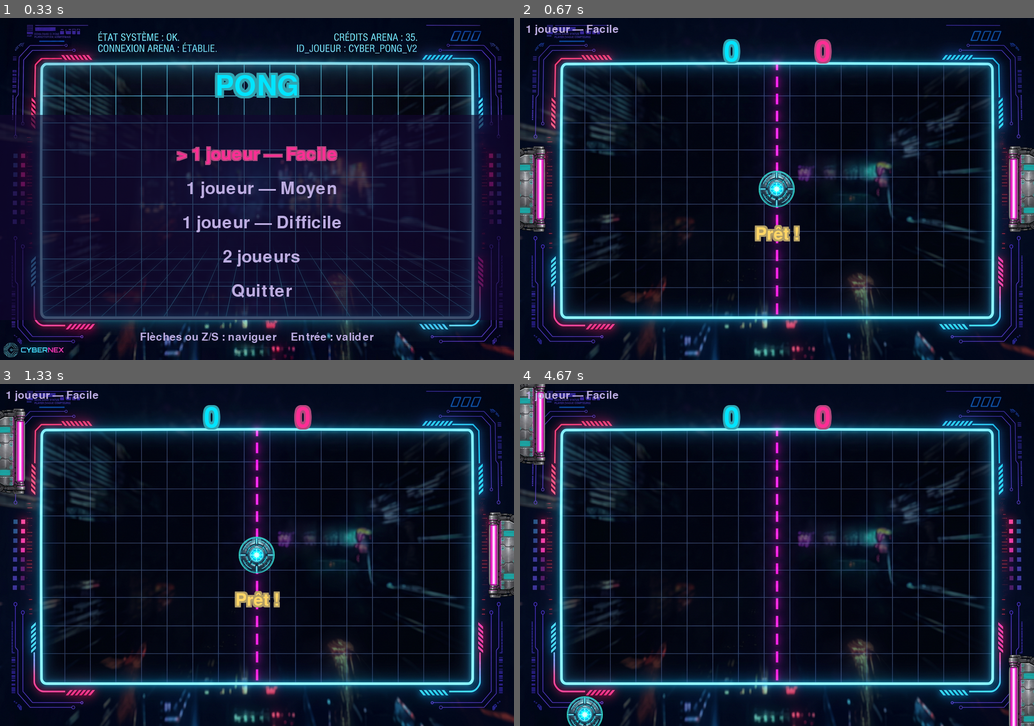
Above: before the commit, frames 1-4 (two rows, left to right).
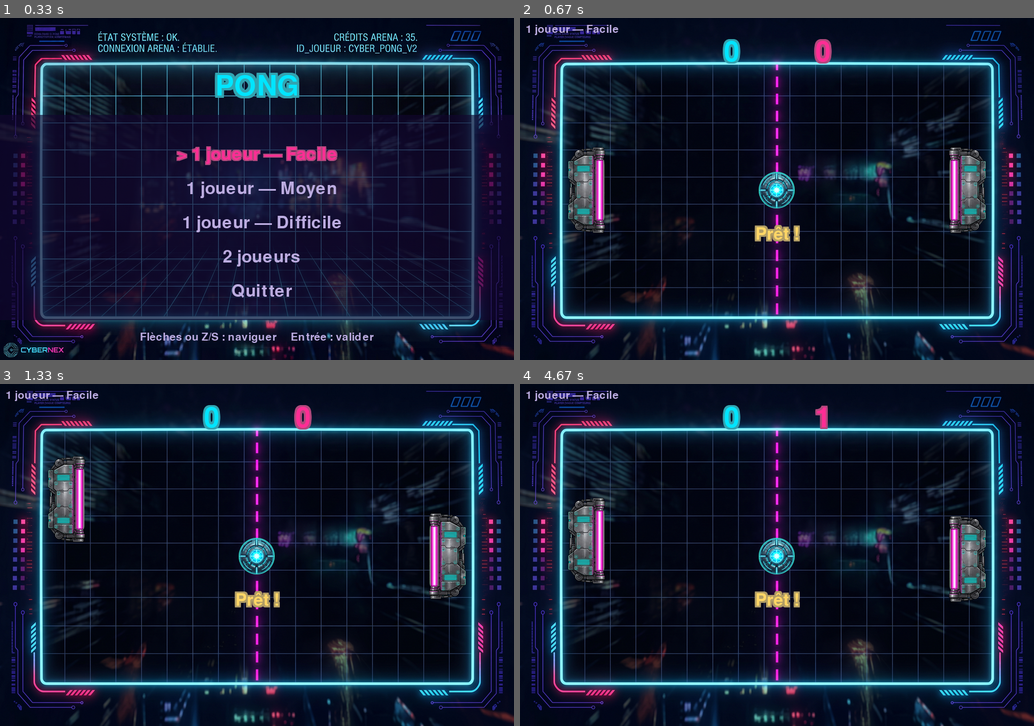
Above: after the commit, the same moments.

Repository: Lamizana/Pong
Game: pygame game, started from main.py
Same seed, same stepped clock (60 frames per second), same inputs: the game is played once before the commit and once after it.
Inputs:
- Up to frame 1 (0.33 s): no input
- Up to frame 2 (0.67 s): tap Enter at 0.33 s
- Up to frame 3 (1.33 s): hold W 0.67-1.13 s; hold S from 1.17 s (still down); tap Z at 1.23 s
- Up to frame 4 (4.67 s): release S at 1.47 s; hold W 1.5-1.87 s; tap Z at 1.57, 1.97, 2.37, 2.7, 3.03, 3.43, 3.83, 4.17, 4.5 s; hold S 1.9-2.27 s; hold W 2.3-2.6 s; hold S 2.63-2.93 s; hold W 2.97-3.33 s; hold S 3.37-3.73 s; hold W 3.77-4.07 s; hold S 4.1-4.4 s; hold W from 4.43 s (still down)

Frame 1 is identical in both runs. In frame 2, 5.8% of the frame differs, in the area x 0-100%, y 37-63%; in frame 3, 5.8%; in frame 4, 6.7%, in the area x 0-100%, y 0-100%.

Commit message:
feat(terrain): aligne raquettes et balle sur le cadre bleu neon du decor

Diff:
--- a/pong/ball.py
+++ b/pong/ball.py
@@ -16,8 +16,8 @@
     """Une balle de Pong."""
 
     def __init__(self, x=None, y=None, speed=settings.BALL_START_SPEED):
-        self.x = settings.WINDOW_WIDTH / 2 if x is None else float(x)
-        self.y = settings.WINDOW_HEIGHT / 2 if y is None else float(y)
+        self.x = (settings.FIELD_LEFT + settings.FIELD_RIGHT) / 2 if x is None else float(x)
+        self.y = (settings.FIELD_TOP + settings.FIELD_BOTTOM) / 2 if y is None else float(y)
         self.radius = settings.BALL_RADIUS
         self.speed = float(speed)
         self.vx = 0.0
@@ -34,8 +34,8 @@
 
         `direction` : +1 vers la droite, -1 vers la gauche (aléatoire si None).
         """
-        self.x = settings.WINDOW_WIDTH / 2
-        self.y = settings.WINDOW_HEIGHT / 2
+        self.x = (settings.FIELD_LEFT + settings.FIELD_RIGHT) / 2
+        self.y = (settings.FIELD_TOP + settings.FIELD_BOTTOM) / 2
         self.speed = settings.BALL_START_SPEED
         if direction is None:
             direction = random.choice((-1, 1))
@@ -54,12 +54,12 @@
         On ne corrige que si la balle se dirige *vers* le mur : évite de « coller »
         une balle immobile (vy == 0) et les doubles rebonds.
         """
-        if self.vy < 0 and self.y - self.radius <= 0:
-            self.y = self.radius
+        if self.vy < 0 and self.y - self.radius <= settings.FIELD_TOP:
+            self.y = settings.FIELD_TOP + self.radius
             self.vy = -self.vy
             return True
-        if self.vy > 0 and self.y + self.radius >= settings.WINDOW_HEIGHT:
-            self.y = settings.WINDOW_HEIGHT - self.radius
+        if self.vy > 0 and self.y + self.radius >= settings.FIELD_BOTTOM:
+            self.y = settings.FIELD_BOTTOM - self.radius
             self.vy = -self.vy
             return True
         return False
@@ -87,8 +87,8 @@
 
     def off_screen(self):
         """Renvoie "left" ou "right" si la balle est sortie, sinon None."""
-        if self.x + self.radius < 0:
+        if self.x + self.radius < settings.FIELD_LEFT:
             return "left"
-        if self.x - self.radius > settings.WINDOW_WIDTH:
+        if self.x - self.radius > settings.FIELD_RIGHT:
             return "right"
         return None
--- a/pong/paddle.py
+++ b/pong/paddle.py
@@ -17,7 +17,7 @@
         self.height = height
         self.speed = float(speed)
         self.x = float(x)
-        self.y = (settings.WINDOW_HEIGHT - height) / 2
+        self.y = settings.FIELD_TOP + (settings.FIELD_HEIGHT - height) / 2
 
     @property
     def rect(self):
@@ -28,8 +28,8 @@
         return self.y + self.height / 2
 
     def reset(self):
-        """Replace la raquette au centre vertical."""
-        self.y = (settings.WINDOW_HEIGHT - self.height) / 2
+        """Replace la raquette au centre vertical du terrain."""
+        self.y = settings.FIELD_TOP + (settings.FIELD_HEIGHT - self.height) / 2
 
     def move(self, direction, dt):
         """Déplace la raquette de `direction` (-1 haut, +1 bas) sur `dt` secondes."""
@@ -38,8 +38,9 @@
     def move_by(self, delta):
         """Déplace la raquette de `delta` pixels, en la gardant à l'écran."""
         self.y += delta
-        # Bornes : on empêche la raquette de sortir de l'écran.
-        self.y = max(0.0, min(self.y, settings.WINDOW_HEIGHT - self.height))
+        # Bornes : la raquette reste dans le terrain (cadre bleu néon).
+        self.y = max(float(settings.FIELD_TOP),
+                     min(self.y, settings.FIELD_BOTTOM - self.height))
 
     def move_up(self, dt):
         self.move(-1, dt)
--- a/pong/scenes/game.py
+++ b/pong/scenes/game.py
@@ -20,8 +20,13 @@
         self.mode = mode
         self.level = level
 
-        left_x = settings.PADDLE_MARGIN
-        right_x = settings.WINDOW_WIDTH - settings.PADDLE_MARGIN - settings.PADDLE_WIDTH
+        # Raquettes placées à l'intérieur du cadre bleu néon : le sprite s'étend
+        # vers le bord du terrain, sa zone de frappe restant sur le bord intérieur.
+        left_sprite = app.assets.paddle_left.get_width()
+        right_sprite = app.assets.paddle_right.get_width()
+        left_x = (settings.FIELD_LEFT + settings.PADDLE_INSET
+                  + left_sprite - settings.PADDLE_WIDTH)
+        right_x = settings.FIELD_RIGHT - settings.PADDLE_INSET - right_sprite
         self.left_paddle = Paddle(x=left_x)
         self.right_paddle = Paddle(x=right_x)
         self.ball = Ball()
--- a/pong/settings.py
+++ b/pong/settings.py
@@ -21,10 +21,19 @@
 GREEN = (80, 220, 120)
 RED = (230, 90, 90)
 
+# --- Terrain de jeu (cadre bleu néon du décor) ---
+# Le rectangle lumineux du fond délimite la zone de jeu réelle.
+FIELD_LEFT = 80
+FIELD_RIGHT = 820
+FIELD_TOP = 92
+FIELD_BOTTOM = 512
+FIELD_WIDTH = FIELD_RIGHT - FIELD_LEFT
+FIELD_HEIGHT = FIELD_BOTTOM - FIELD_TOP
+
 # --- Raquette ---
 PADDLE_WIDTH = 15
 PADDLE_HEIGHT = 100
-PADDLE_MARGIN = 30          # distance entre la raquette et le bord
+PADDLE_INSET = 4            # écart entre le bord du terrain et le sprite
 PADDLE_SPEED = 520          # pixels par seconde
 
 # --- Balle ---
--- a/tests/test_ai.py
+++ b/tests/test_ai.py
@@ -52,9 +52,9 @@
 def test_step_is_limited_by_ai_speed():
     ai = AI(level="facile")
     paddle = Paddle(x=30)
-    paddle.y = 0.0
+    paddle.y = settings.FIELD_TOP
     ai.update(ball_y=100000, paddle=paddle, dt=0.1)
-    assert paddle.y <= ai.speed * 0.1 + 1e-6
+    assert paddle.y - settings.FIELD_TOP <= ai.speed * 0.1 + 1e-6
 
 
 def test_offset_shifts_the_aim():
--- a/tests/test_app_smoke.py
+++ b/tests/test_app_smoke.py
@@ -44,14 +44,14 @@
     # Forcer un point : balle sortie à gauche => le camp droit marque.
     game = app.scene
     game.serve_timer = 0.0
-    game.ball.x = -game.ball.radius - 10
+    game.ball.x = settings.FIELD_LEFT - game.ball.radius - 10
     game.update(0.016)
     assert game.score.right == 1
 
     # Forcer la victoire du camp gauche.
     game.score.left = settings.POINTS_TO_WIN - 1
     game.serve_timer = 0.0
-    game.ball.x = settings.WINDOW_WIDTH + game.ball.radius + 10
+    game.ball.x = settings.FIELD_RIGHT + game.ball.radius + 10
     game.update(0.016)
     assert isinstance(app.scene, GameOverScene)
     app.scene.draw(app.screen)
--- a/tests/test_ball.py
+++ b/tests/test_ball.py
@@ -13,8 +13,8 @@
 def test_reset_centers_ball_and_restores_start_speed():
     ball = Ball()
     ball.reset(direction=1)
-    assert ball.x == pytest.approx(settings.WINDOW_WIDTH / 2)
-    assert ball.y == pytest.approx(settings.WINDOW_HEIGHT / 2)
+    assert ball.x == pytest.approx((settings.FIELD_LEFT + settings.FIELD_RIGHT) / 2)
+    assert ball.y == pytest.approx((settings.FIELD_TOP + settings.FIELD_BOTTOM) / 2)
     assert ball.speed == pytest.approx(settings.BALL_START_SPEED)
     assert ball.vx > 0
 
@@ -40,17 +40,17 @@
 
 def test_bounce_off_top_wall():
     ball = Ball()
-    ball.y = settings.BALL_RADIUS - 1
+    ball.y = settings.FIELD_TOP + settings.BALL_RADIUS - 1
     ball.vy = -200.0
     bounced = ball.handle_walls()
     assert bounced is True
     assert ball.vy > 0
-    assert ball.y == pytest.approx(settings.BALL_RADIUS)
+    assert ball.y == pytest.approx(settings.FIELD_TOP + settings.BALL_RADIUS)
 
 
 def test_bounce_off_bottom_wall():
     ball = Ball()
-    ball.y = settings.WINDOW_HEIGHT - settings.BALL_RADIUS + 1
+    ball.y = settings.FIELD_BOTTOM - settings.BALL_RADIUS + 1
     ball.vy = 200.0
     bounced = ball.handle_walls()
     assert bounced is True
@@ -127,11 +127,11 @@
 
 def test_off_screen_left_and_right():
     ball = Ball()
-    ball.x = -ball.radius - 1
+    ball.x = settings.FIELD_LEFT - ball.radius - 1
     assert ball.off_screen() == "left"
-    ball.x = settings.WINDOW_WIDTH + ball.radius + 1
+    ball.x = settings.FIELD_RIGHT + ball.radius + 1
     assert ball.off_screen() == "right"
-    ball.x = settings.WINDOW_WIDTH / 2
+    ball.x = (settings.FIELD_LEFT + settings.FIELD_RIGHT) / 2
     assert ball.off_screen() is None
 
 
@@ -139,13 +139,13 @@
 
 def test_no_bounce_when_vy_is_zero():
     ball = Ball()
-    ball.y = settings.BALL_RADIUS - 1
+    ball.y = settings.FIELD_TOP + settings.BALL_RADIUS - 1
     ball.vy = 0.0
     assert ball.handle_walls() is False
 
 
 def test_no_bounce_when_already_moving_away_from_top():
     ball = Ball()
-    ball.y = settings.BALL_RADIUS - 1
+    ball.y = settings.FIELD_TOP + settings.BALL_RADIUS - 1
     ball.vy = 100.0  # déjà orientée vers le bas
     assert ball.handle_walls() is False
--- a/tests/test_game_scene.py
+++ b/tests/test_game_scene.py
@@ -53,7 +53,7 @@
     app.sound = RecordingSound()
     game.serve_timer = 0.0
     game.score.left = settings.POINTS_TO_WIN - 1
-    game.ball.x = settings.WINDOW_WIDTH + game.ball.radius + 10
+    game.ball.x = settings.FIELD_RIGHT + game.ball.radius + 10
 
     game.update(0.016)
 
--- a/tests/test_paddle.py
+++ b/tests/test_paddle.py
@@ -8,7 +8,7 @@
 
 def test_initial_position_is_centered_vertically():
     paddle = Paddle(x=30)
-    assert paddle.center_y == pytest.approx(settings.WINDOW_HEIGHT / 2)
+    assert paddle.center_y == pytest.approx((settings.FIELD_TOP + settings.FIELD_BOTTOM) / 2)
 
 
 def test_move_up_decreases_y_then_down_restores_it():
@@ -20,16 +20,16 @@
     assert paddle.y == pytest.approx(start)
 
 
-def test_cannot_leave_top_of_screen():
+def test_cannot_leave_top_of_field():
     paddle = Paddle(x=30)
     paddle.move_up(100)
-    assert paddle.y == pytest.approx(0.0)
+    assert paddle.y == pytest.approx(settings.FIELD_TOP)
 
 
-def test_cannot_leave_bottom_of_screen():
+def test_cannot_leave_bottom_of_field():
     paddle = Paddle(x=30)
     paddle.move_down(100)
-    assert paddle.y == pytest.approx(settings.WINDOW_HEIGHT - paddle.height)
+    assert paddle.y == pytest.approx(settings.FIELD_BOTTOM - paddle.height)
 
 
 def test_center_y_is_middle_of_paddle():
@@ -59,9 +59,9 @@
     assert paddle.y == pytest.approx(start + 10)
 
 
-def test_move_by_clamps_to_screen_bounds():
+def test_move_by_clamps_to_field_bounds():
     paddle = Paddle(x=30)
     paddle.move_by(-1000)
-    assert paddle.y == pytest.approx(0.0)
+    assert paddle.y == pytest.approx(settings.FIELD_TOP)
     paddle.move_by(100000)
-    assert paddle.y == pytest.approx(settings.WINDOW_HEIGHT - paddle.height)
+    assert paddle.y == pytest.approx(settings.FIELD_BOTTOM - paddle.height)
